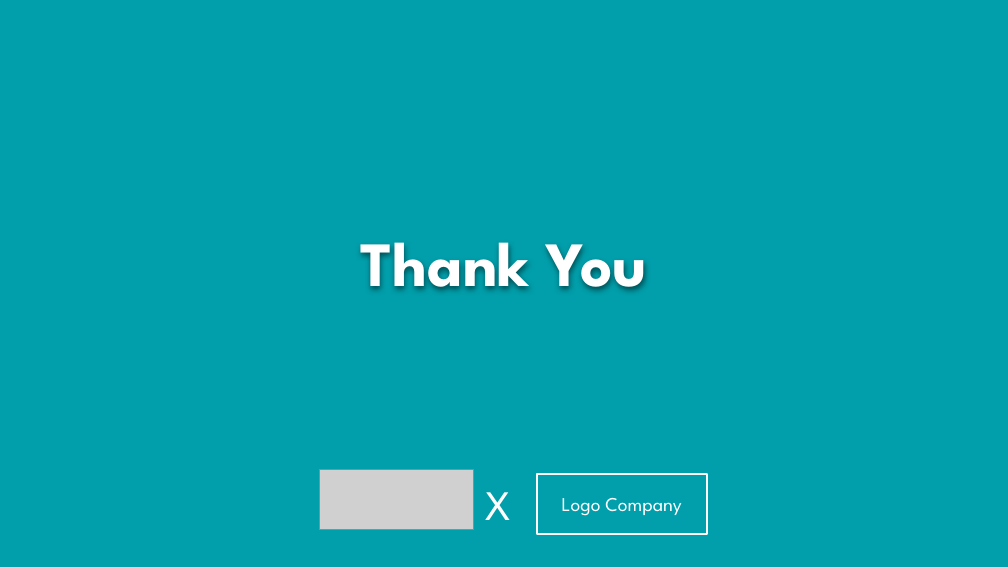
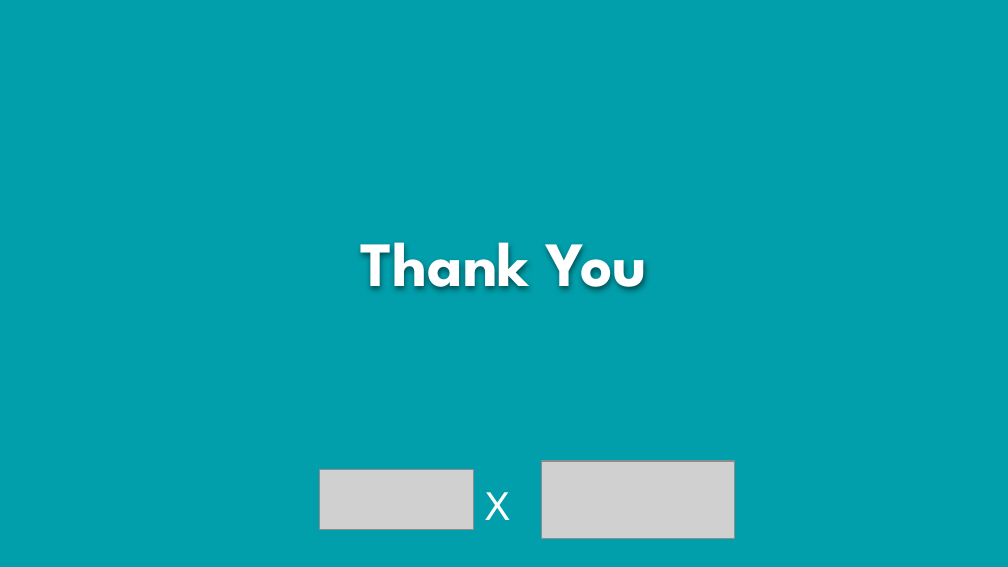
Before and after one commit to dandisatrio/vip_finaltask_jubelio_qa, a slide deck: slide 9 of FinalTask_Jubelio_QA_Bambang Satrio Gandhi.pptx (slide 8 before the commit). Drawn at 1008x567 pixels with LibreOffice and Linux fonts; fonts in the diff are those of the drawing; grey boxes stand for pictures; background and template pictures are left out. Boxes give left, top, right and bottom in pixels: in the first picture for what was removed or moved away, otherwise in the second. Text is boxed around its words. In the diff, an @@ line names an element or a change of style, - is before the commit and + after.

Commit message:
add ppt

```diff
--- a/FinalTask_Jubelio_QA_Bambang Satrio Gandhi.pptx
+++ b/FinalTask_Jubelio_QA_Bambang Satrio Gandhi.pptx
@@ rectangle removed at box(537, 474, 707, 533) @@
-Logo Company
@@ picture added at box(541, 461, 735, 538) @@
```
Also in this commit, not shown: 2 other slides changed, 2 slides added, 1 slide removed.
